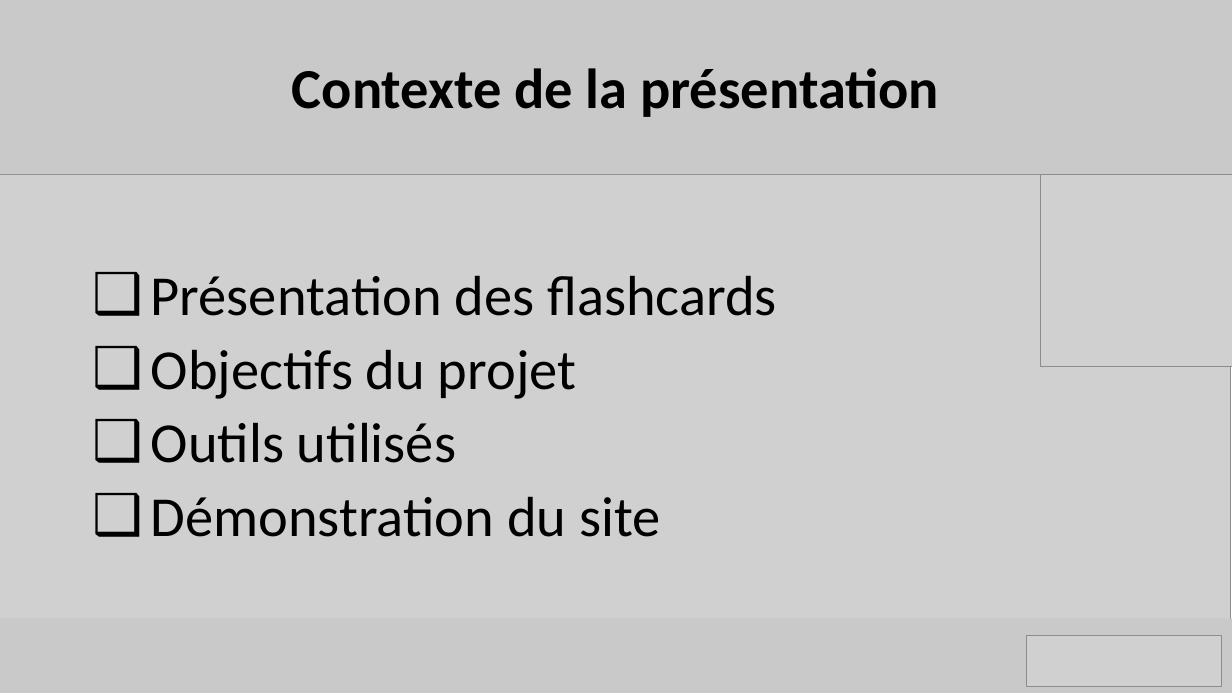
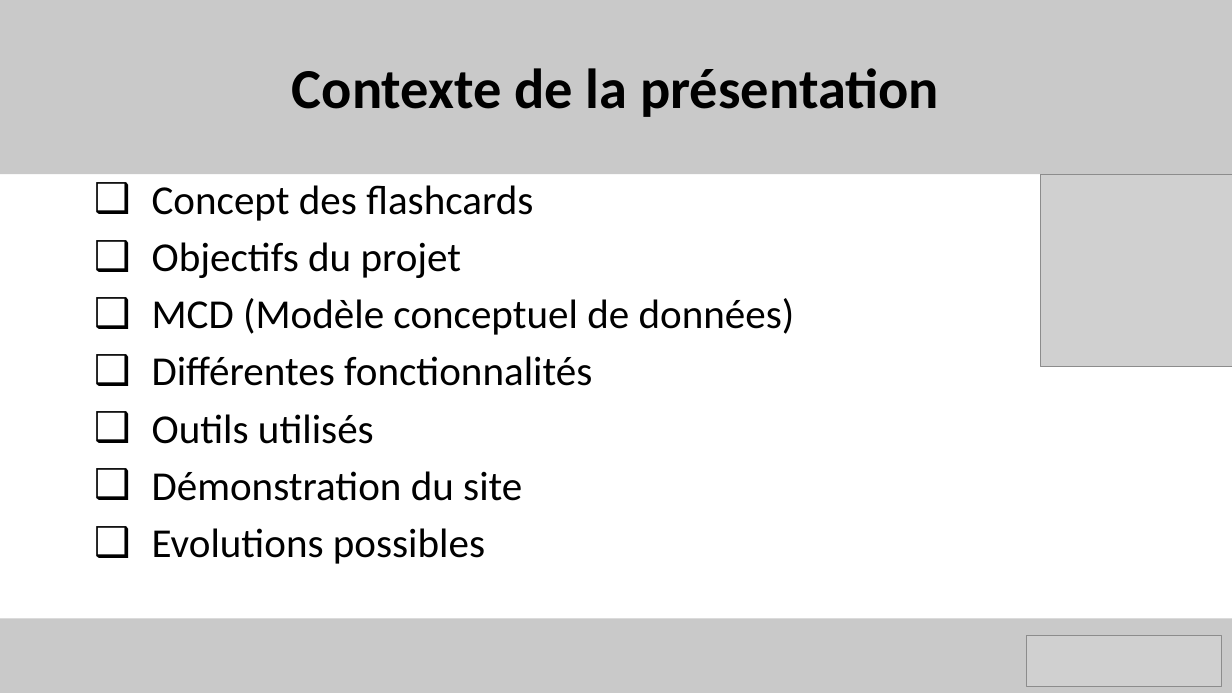
Before and after one commit to benjaminrodriguez/MemoCards, a slide deck: slide 2 of Forum PI/MemoCards_forum.pptx. Drawn at 1232x693 pixels with LibreOffice and Linux fonts; fonts in the diff are those of the drawing; grey boxes stand for pictures. Boxes give left, top, right and bottom in pixels: in the first picture for what was removed or moved away, otherwise in the second. Text is boxed around its words. In the diff, an @@ line names an element or a change of style, - is before the commit and + after.

```diff
--- a/Forum PI/MemoCards_forum.pptx
+++ b/Forum PI/MemoCards_forum.pptx
@@ picture removed at (0, 175, 1231, 637) @@
@@ text "Concept des flashcards": place and size @@
-text "Concept des flashcards" at (151, 275, 777, 537)
+text "Concept des flashcards" at (152, 185, 795, 564)
@@ text at (152, 185, 533, 221): text changed; size 44 to 32 pt @@
-❑ Présentation des flashcards
+❑ Concept des flashcards
@@ text at (152, 242, 522, 501): size 44 to 32 pt in "Objectifs du projet", "Outils utilisés", "Démonstration du site" @@
@@ text at (152, 298, 795, 386): paragraphs added @@
+❑ MCD (Modèle conceptuel de données)
+❑ Différentes fonctionnalités
@@ text at (152, 528, 485, 564): paragraph added @@
+❑ Evolutions possibles
```
Also in this commit, not shown: 3 other slides changed, 3 slides added, 2 slides removed, 1 other file.
